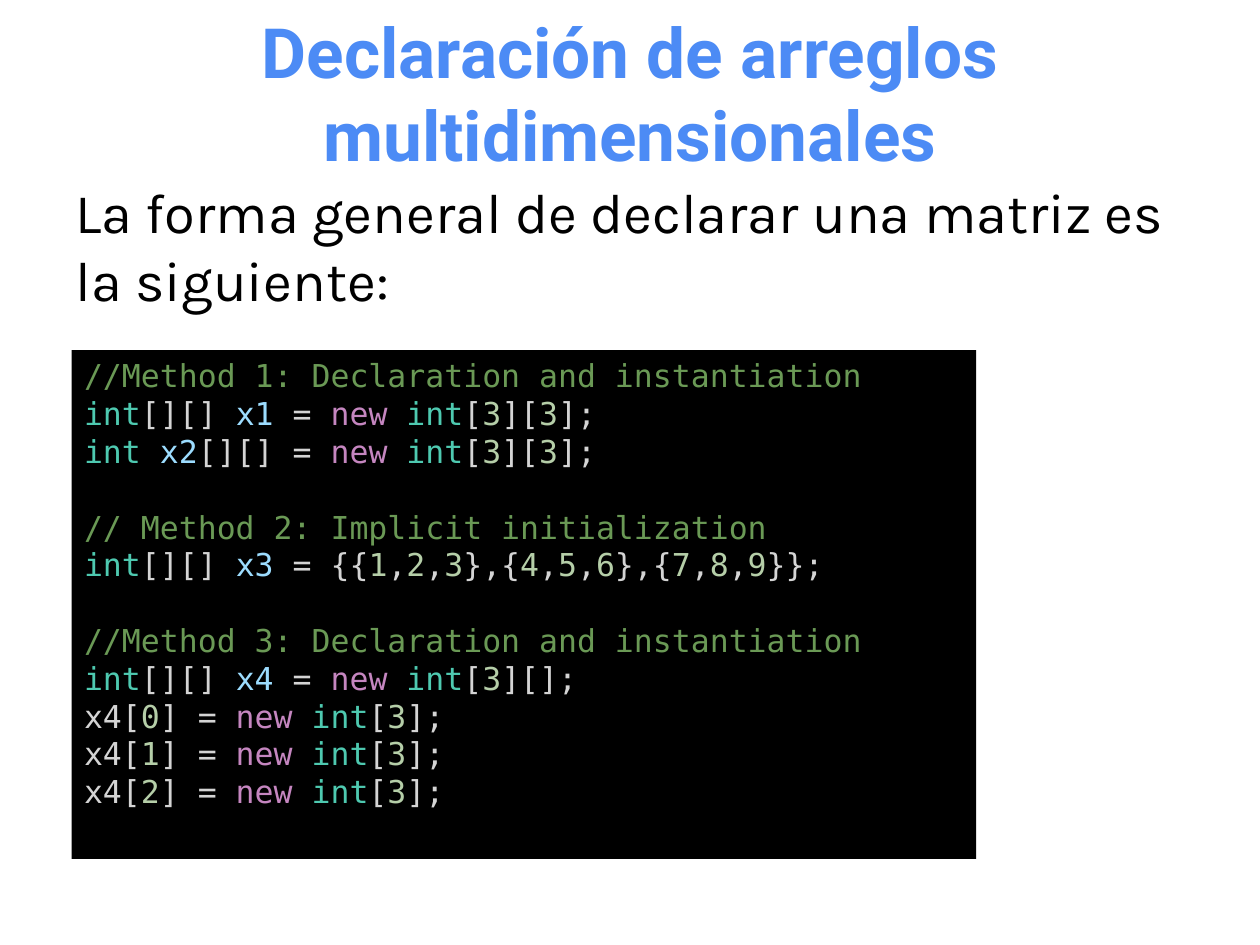
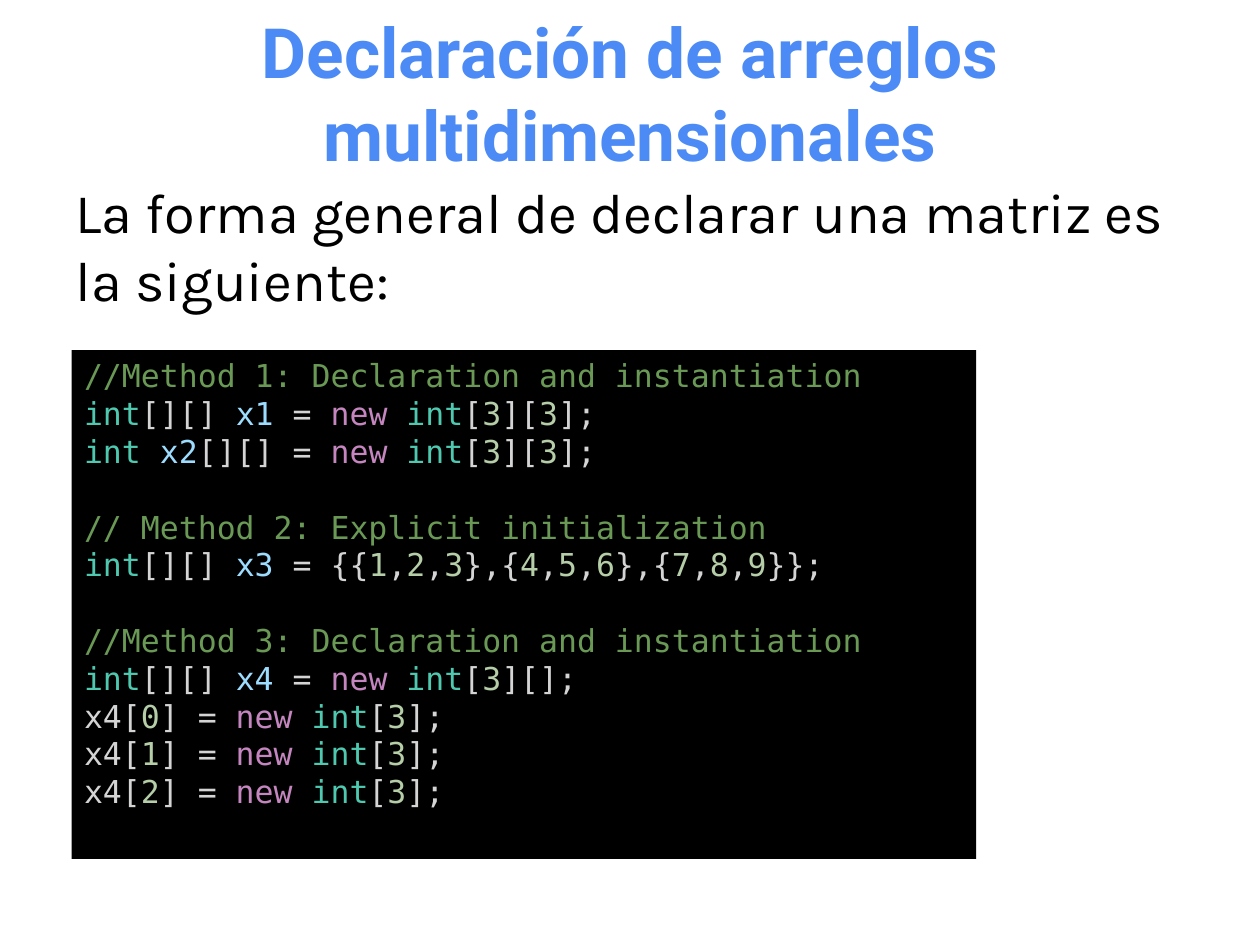
Before and after one commit to OMardil/INFO2_2023, a slide deck: slide 9 of M05_Arreglos_Multidimensionales/01 Presentacion/M05_PPTX-Arreglos_Multidimensionales.pptx. Drawn at 1260x945 pixels with LibreOffice and Linux fonts; fonts in the diff are those of the drawing. Boxes give left, top, right and bottom in pixels: in the first picture for what was removed or moved away, otherwise in the second. Text is boxed around its words. In the diff, an @@ line names an element or a change of style, - is before the commit and + after.

```diff
--- a/M05_Arreglos_Multidimensionales/01 Presentacion/M05_PPTX-Arreglos_Multidimensionales.pptx
+++ b/M05_Arreglos_Multidimensionales/01 Presentacion/M05_PPTX-Arreglos_Multidimensionales.pptx
@@ text in rectangle at (141,515,766,546): text changed @@
-// Method 2: Implicit initialization
+// Method 2: Explicit initialization
```
Also in this commit, not shown: 1 other slide changed, 7 other files.
